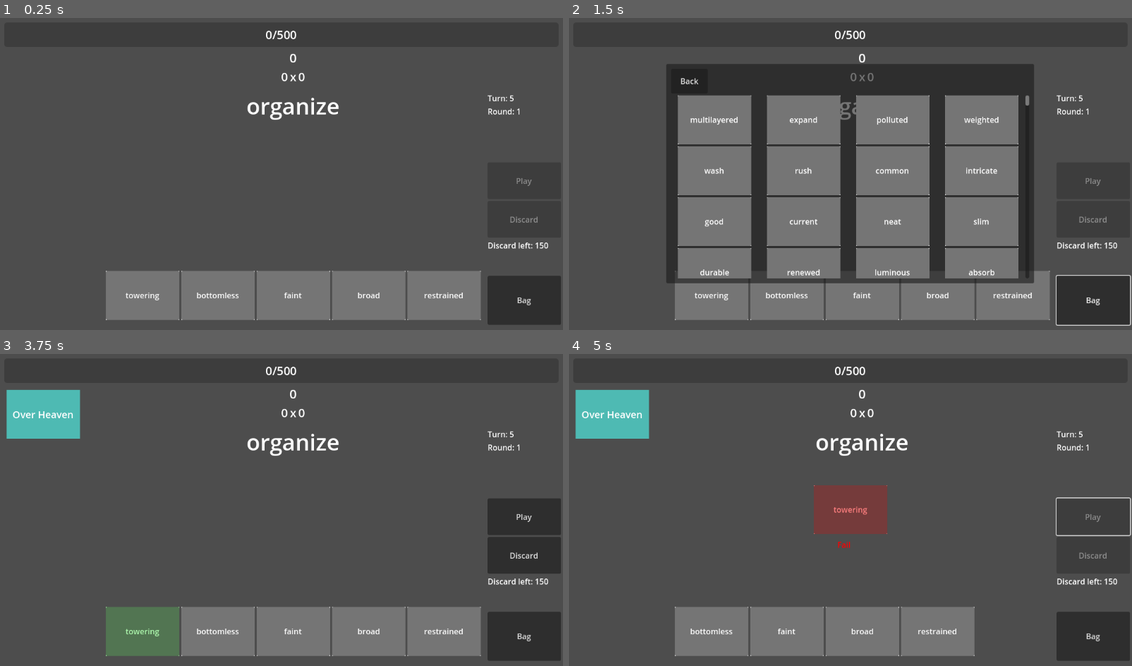
Above: before the commit, frames 1-4 (two rows, left to right).
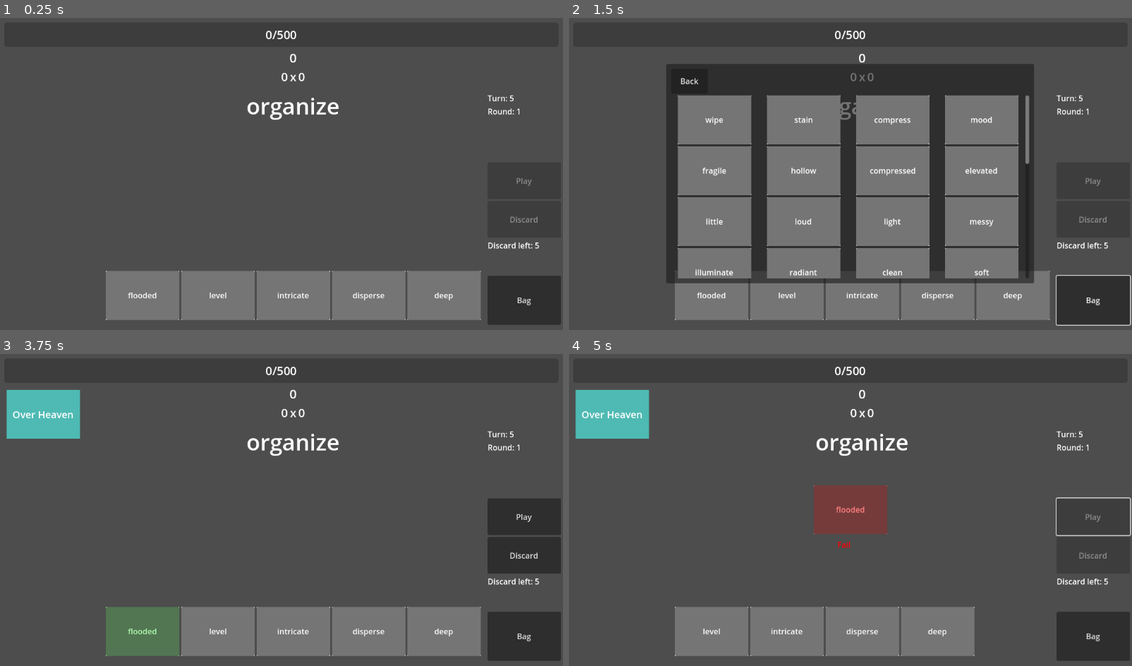
Above: after the commit, the same moments.

Repository: BMinh166/english-game-learning
Game: Godot game, scene res://scenes/Main.tscn
Same seed, same stepped clock (60 frames per second), same inputs: the game is played once before the commit and once after it.
Inputs (mouse positions are in pixels of both pictures, inside the frame that each line leads up to):
- Up to frame 1 (0.25 s): no input
- Up to frame 2 (1.5 s): click "Bag" at 0.5 s; click "Bag" at 1.25 s
- Up to frame 3 (3.75 s): click "Bag" at 2 s; click "Back" at 2.75 s; tap Enter (ui_accept) at 3.5 s; move the mouse to (140, 631) at 3.52 s; click (140, 631) at 3.67 s
- Up to frame 4 (5 s): tap Enter (ui_accept) at 3.77 s; click "Play" at 4.25 s

The runs differ from the first frame. In frame 1, 0.3% of the frame differs, in the area x 22-98%, y 71-91%; in frame 2, 1.5%, in the area x 21-98%, y 27-91%; in frame 3, 0.3%; in frame 4, 0.3%.

Commit message:
Add SaveManager & tracking word & RNG control

Diff:
--- /dev/null
+++ b/autoload/SaveManager.gd
@@ -0,0 +1,97 @@
+extends Node
+
+const SAVE_PATH = "user://save.json"
+
+var save_data = {}
+
+func init_save():
+	load_game()
+	print(save_data)
+
+func create_default_save():
+
+	return {
+		"version": 1,
+
+		"statistics": {
+			"highest_score": 0,
+			"total_runs": 0,
+			"total_words_played": 0
+		},
+
+		"settings": {
+			"music_volume": 100,
+			"sfx_volume": 100
+		},
+
+		"word_tracking": {},
+
+		"collection": {
+			"items": [],
+			"words": []
+		}
+	}
+
+func save_game():
+
+	var file = FileAccess.open(SAVE_PATH, FileAccess.WRITE)
+
+	if file == null:
+		print("Failed to save game")
+		return
+
+	file.store_string(JSON.stringify(save_data, "\t"))
+	file.close()
+
+	print("SAVE GAME CALLED")
+
+func load_game():
+
+	if not FileAccess.file_exists(SAVE_PATH):
+
+		save_data = create_default_save()
+		save_game()
+		return
+
+	var file = FileAccess.open(SAVE_PATH, FileAccess.READ)
+
+	if file == null:
+		print("Failed to load save")
+		return
+
+	var content = file.get_as_text()
+	file.close()
+
+	var json = JSON.new()
+
+	var result = json.parse(content)
+
+	if result == OK and json.data.has("statistics"):
+
+		save_data = json.data
+
+	else:
+
+		save_data = create_default_save()
+		save_game()
+
+	print("LOAD GAME CALLED")
+
+func reset_save():
+
+	save_data = create_default_save()
+	save_game()
+
+func get_word_data(word):
+
+	var tracking = save_data["word_tracking"]
+
+	if not tracking.has(word):
+
+		tracking[word] = {
+			"seen": 0,
+			"correct": 0,
+			"wrong": 0
+		}
+
+	return tracking[word]
--- a/project.godot
+++ b/project.godot
@@ -19,3 +19,4 @@
 
 WordDB="*res://scripts/WordDB.gd"
 GameManager="*res://scripts/GameManager.gd"
+SaveManager="*res://autoload/SaveManager.gd"
--- a/scripts/GameManager.gd
+++ b/scripts/GameManager.gd
@@ -7,14 +7,14 @@
 var chain_system
 var item_manager
 
-var max_discard = 150
-var discard_left = 150
+var max_discard = 5
+var discard_left = 5
 @warning_ignore("shadowed_global_identifier")
 var round = 1
 var max_select = 5
 var current_word
 var hand_size = 5
-var bag_size = 400
+var bag_size = 40
 var hand = []
 var center_area = []
 var bag = []
@@ -46,6 +46,8 @@
 	chain_system = ChainSystem.new()
 	item_manager = ItemManager.new()
 #
+	SaveManager.init_save()
+
 	start_game()
 		#
 func start_game():
@@ -57,9 +59,18 @@
 	draw_hand()
 	print("Game start")
 	print("Word:", current_word.text)
+
+	SaveManager.save_data["statistics"]["total_runs"] += 1
+	SaveManager.save_game()
 #
 func draw_hand():
-	var result = generate_words.generate(word_db, current_word, hand_size, bag_size)
+	var result = generate_words.generate(
+		word_db,
+		current_word,
+		hand_size,
+		bag_size,
+		"normal"
+	)
 
 	hand = result.hand
 	print("Hand size: " + str(hand_size))
@@ -149,6 +160,7 @@
 
 		score -= target_score
 		round += 1
+		SaveManager.save_game()
 
 		item_manager.start_round()
 
@@ -252,6 +264,21 @@
 
 	if is_valid:
 		item_manager.valid_word_count += 1
+
+	SaveManager.save_data["statistics"]["total_words_played"] += 1
+
+	# =====================
+	# WORD TRACKING
+	# =====================
+
+	var word_data = SaveManager.get_word_data(card.data.text)
+
+	word_data.seen += 1
+
+	if is_valid:
+		word_data.correct += 1
+	else:
+		word_data.wrong += 1
 
 	# ❌ FAIL
 	if !is_valid:
@@ -667,7 +694,14 @@
 	print("=== NEXT ROUND ===")
 
 func end_game():
+
 	print("Game Over - Final Score:", score)
+
+	if score > SaveManager.save_data["statistics"]["highest_score"]:
+
+		SaveManager.save_data["statistics"]["highest_score"] = score
+
+	SaveManager.save_game()
 
 	is_scoring = false
 
--- a/scripts/GenerateWords.gd
+++ b/scripts/GenerateWords.gd
@@ -1,22 +1,244 @@
 extends Node
 class_name GenerateWords
 
-
-
-static func generate(word_db, current_word, hand_size: int, bag_size: int) -> Dictionary:
-	var pool = word_db.words.duplicate()
-
-	# loại current word
-	pool.erase(current_word)
-
-	pool.shuffle()
-
-	var actual_hand_size = min(hand_size, pool.size())
-	var hand = pool.slice(0, actual_hand_size)
-
-	var remaining = pool.size() - actual_hand_size
-	var actual_bag_size = min(bag_size, remaining)
-	var bag = pool.slice(actual_hand_size, actual_hand_size + actual_bag_size)
+const DIFFICULTY_PRESET = {
+	"easy": {
+		"relation_cap": 30,
+		"tracking_cap": 35
+	},
+
+	"normal": {
+		"relation_cap": 24,
+		"tracking_cap": 30
+	},
+
+	"hard": {
+		"relation_cap": 18,
+		"tracking_cap": 20
+	}
+}
+
+const LEVEL_SCORE = {
+	"A1": 1,
+	"A2": 2,
+	"B1": 3,
+	"B2": 4,
+	"C1": 5,
+	"C2": 6
+}
+
+static func generate(
+	word_db,
+	current_word,
+	hand_size: int,
+	bag_size: int,
+	difficulty := "normal"
+) -> Dictionary:
+
+	var preset = DIFFICULTY_PRESET[difficulty]
+
+	var relation_cap = preset["relation_cap"]
+	var tracking_cap = preset["tracking_cap"]
+
+	# =====================
+	# MASTER POOL
+	# =====================
+
+	var master_pool = word_db.words.duplicate()
+	master_pool.erase(current_word)
+
+	var candidate_pool = []
+
+	# =====================
+	# RELATION WORDS
+	# =====================
+
+	var relation_types = [
+		"synonym",
+		"antonym",
+		"degree",
+		"family",
+		"pos"
+	]
+
+	var relation_count = 0
+
+	for type in relation_types:
+
+		if relation_count >= relation_cap:
+			break
+
+		var related_words = Relation.get_relation_words(
+			current_word,
+			type,
+			master_pool
+		)
+
+		related_words.shuffle()
+
+		var take_count = min(
+			5,
+			related_words.size(),
+			relation_cap - relation_count
+		)
+
+		for i in range(take_count):
+
+			var word = related_words[i]
+
+			candidate_pool.append(word)
+
+			print(
+				"[RELATION]",
+				type,
+				": ",
+				word.text
+			)
+
+			master_pool.erase(word)
+
+			relation_count += 1
+
+	# =====================
+	# TRACKING WORDS
+	# =====================
+
+	var tracking_words = []
+
+	for word in master_pool:
+
+		var data = SaveManager.get_word_data(word.text)
+
+		var score = 0
+
+		# wrong bonus
+		score += data["wrong"] * 3
+
+		# correct penalty
+		score -= data["correct"]
+
+		# unseen bonus
+		if data["seen"] == 0:
+			score += 2
+
+		# level bonus
+		score += LEVEL_SCORE.get(word.level, 0)
+
+		if score <= 0:
+			continue
+
+		tracking_words.append({
+			"word": word,
+			"score": score
+		})
+
+	# sort high score first
+	tracking_words.sort_custom(
+		func(a, b):
+			return a["score"] > b["score"]
+	)
+
+	# take top 40%
+	var tracking_window_size = max(
+		1,
+		int(tracking_words.size() * 0.4)
+	)
+
+	var tracking_window = tracking_words.slice(
+		0,
+		tracking_window_size
+	)
+
+	# randomize inside window
+	tracking_window.shuffle()
+
+	# add random tracking words
+	var tracking_added = 0
+
+	for entry in tracking_window:
+
+		if tracking_added >= tracking_cap:
+			break
+
+		candidate_pool.append(entry["word"])
+
+		print(
+			"[TRACKING]",
+			entry["word"].text,
+			" SCORE:",
+			entry["score"]
+		)
+
+		tracking_added += 1
+
+	# remove duplicate
+	for word in candidate_pool:
+		master_pool.erase(word)
+
+	# =====================
+	# RANDOM FILL
+	# =====================
+
+	master_pool.shuffle()
+
+	var remain = 100 - candidate_pool.size()
+
+	candidate_pool.append_array(
+		master_pool.slice(0, remain)
+	)
+
+	# =====================
+	# FINAL RNG
+	# =====================
+
+	print("")
+	print("========== GENERATE DEBUG ==========")
+	print("Difficulty: ", difficulty)
+
+	print("")
+	print("Current Word: ", current_word.text)
+
+	print("")
+	print("Relation Count: ", relation_count)
+	print("Tracking Count: ", tracking_added)
+
+	print("")
+	print("Candidate Pool Size: ", candidate_pool.size())
+
+	print("")
+	print("Hand Size: ", hand_size)
+	print("Bag Size: ", bag_size)
+
+	print("====================================")
+	print("")
+
+	candidate_pool.shuffle()
+
+	var total_needed = hand_size + bag_size
+
+	var final_pool = candidate_pool.slice(
+		0,
+		min(total_needed, candidate_pool.size())
+	)
+
+	var hand = final_pool.slice(0, hand_size)
+
+	print("")
+	print("FINAL HAND:")
+
+	for word in hand:
+		print(word.text)
+
+	var bag = final_pool.slice(
+		hand_size,
+		final_pool.size()
+	)
+
+	print("")
+	print("BAG SAMPLE:")
+
+	for i in range(min(10, bag.size())):
+		print(bag[i].text)
 
 	return {
 		"hand": hand,
--- a/scripts/Relation.gd
+++ b/scripts/Relation.gd
@@ -1,7 +1,7 @@
 extends Node
 class_name Relation
 
-var ANTONYM_GROUPS = {
+static var ANTONYM_GROUPS = {
 	"size_big": "size_small",
 	"speed_fast": "speed_slow",
 	"temperature_hot": "temperature_cold",
@@ -30,13 +30,13 @@
 	"intensity_high": "intensity_low"
 }
 
-func has_common(arr1, arr2):
+static func has_common(arr1, arr2):
 	for a in arr1:
 		if a in arr2:
 			return true
 	return false
 
-func check_relation(word_a, word_b):
+static func check_relation(word_a, word_b):
 	var relations = []
 
 	if has_common(word_a.groups.synonym, word_b.groups.synonym):
@@ -61,7 +61,7 @@
 
 	return relations
 
-func is_antonym(word_a, word_b) -> bool:
+static func is_antonym(word_a, word_b) -> bool:
 	for group_a in word_a.groups.synonym:
 		if group_a in ANTONYM_GROUPS:
 			var opposite = ANTONYM_GROUPS[group_a]
@@ -74,3 +74,19 @@
 				return true
 
 	return false
+
+static func get_relation_words(current_word, relation_type, pool):
+
+	var result = []
+
+	for word in pool:
+
+		var relations = check_relation(current_word, word)
+
+		for r in relations:
+
+			if r["type"] == relation_type:
+				result.append(word)
+				break
+
+	return result
Not shown, added: autoload/SaveManager.gd.uid
